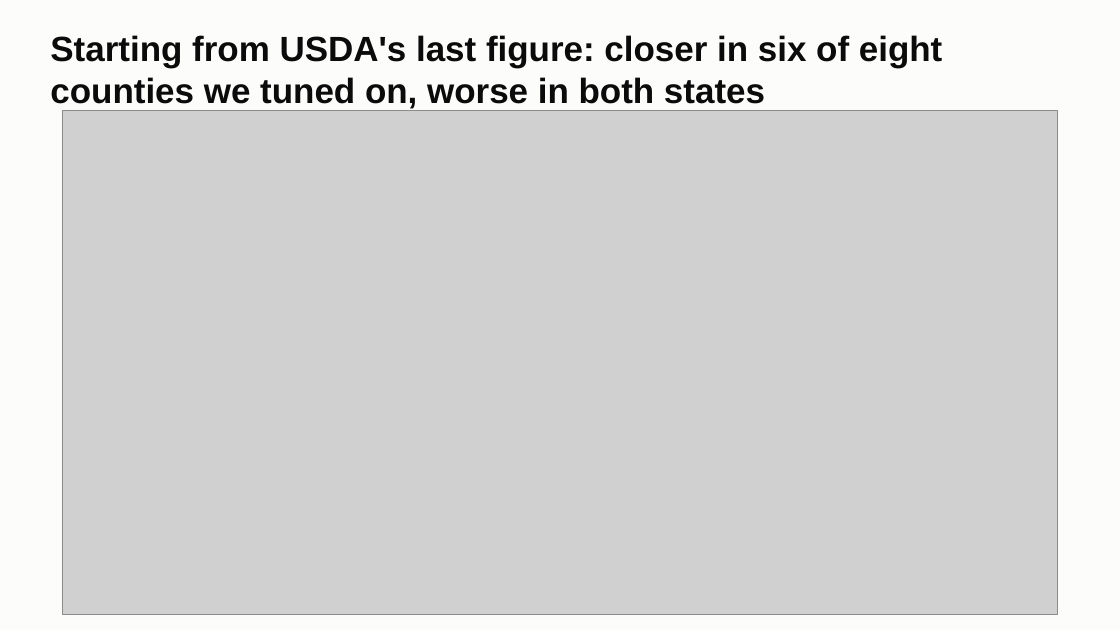
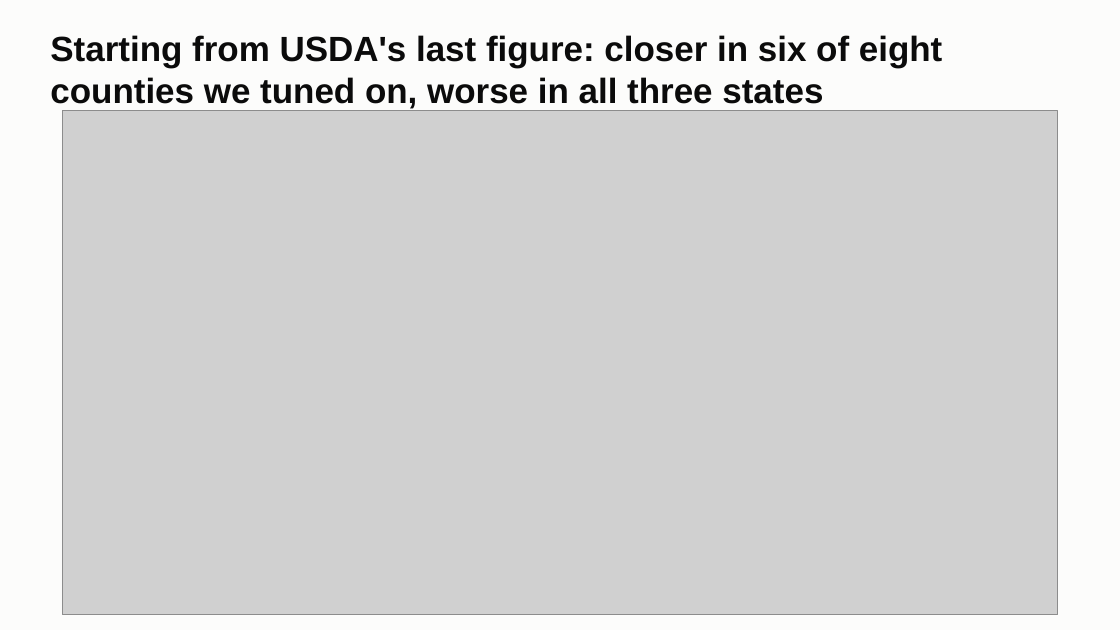
Before and after one commit to ChenSiyun1234/FieldVision, a slide deck: slide 14 of handoff/presentation/FieldVision_model_story.pptx. Drawn at 1120x630 pixels with LibreOffice and Linux fonts; fonts in the diff are those of the drawing; grey boxes stand for pictures. Boxes give left, top, right and bottom in pixels: in the first picture for what was removed or moved away, otherwise in the second. Text is boxed around its words. In the diff, an @@ line names an element or a change of style, - is before the commit and + after.

```diff
--- a/handoff/presentation/FieldVision_model_story.pptx
+++ b/handoff/presentation/FieldVision_model_story.pptx
@@ title at <box>50,35,942,109</box>: text changed @@
-Starting from USDA's last figure: closer in six of eight counties we tuned on, worse in both states
+Starting from USDA's last figure: closer in six of eight counties we tuned on, worse in all three states
```
Also in this commit, not shown: 5 other slides changed, 2 other files.
